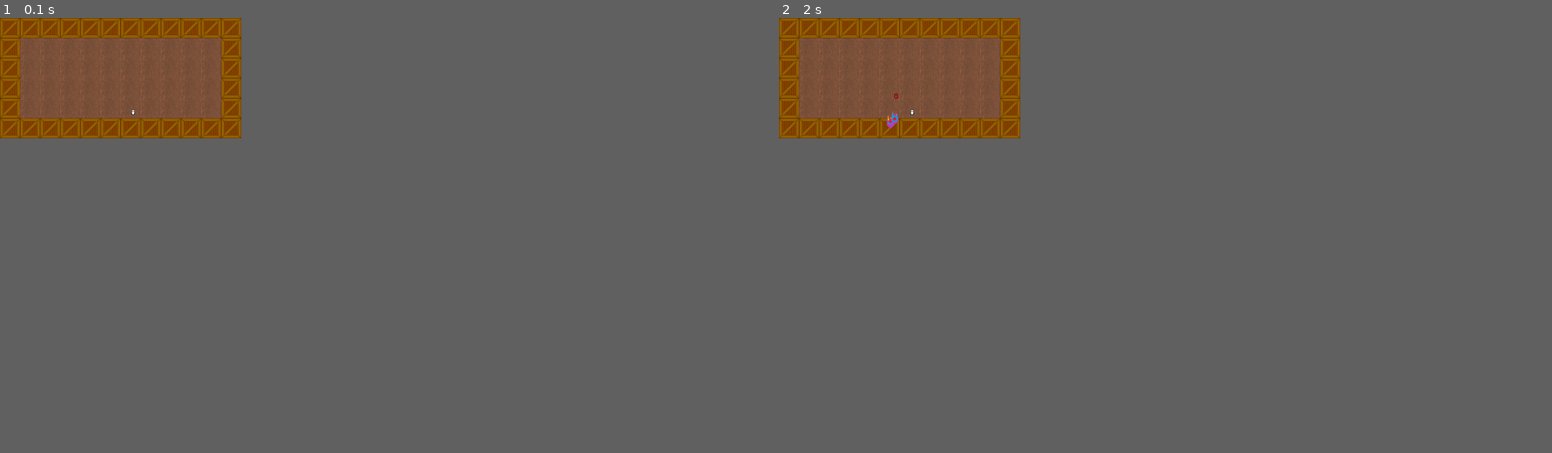
Above: before the commit, frames 1-2 (left to right).
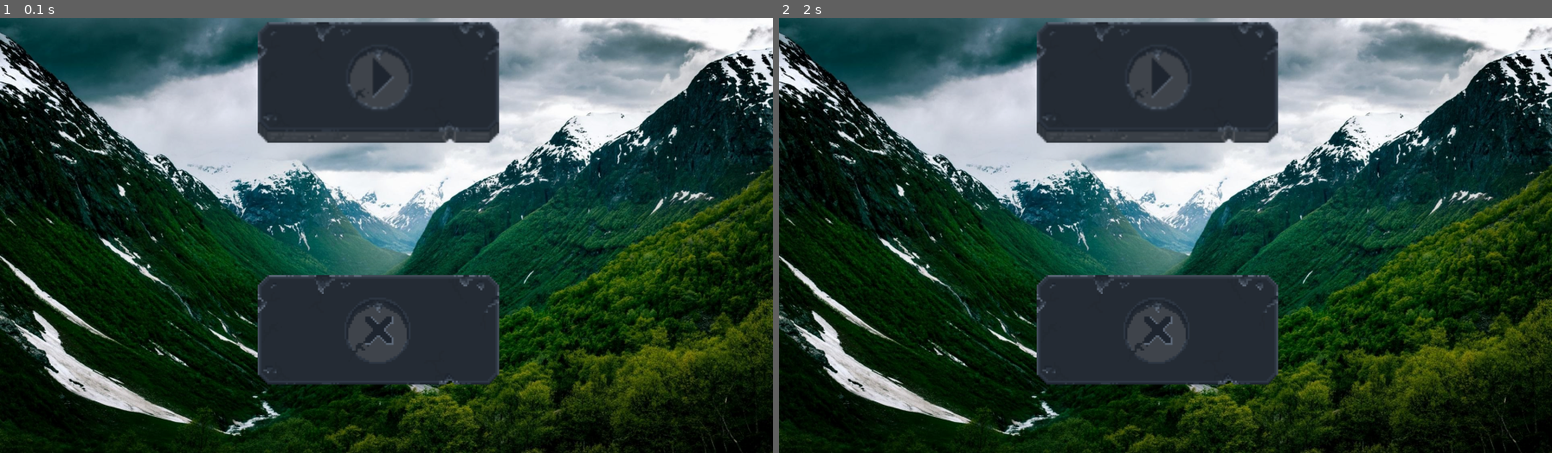
Above: after the commit, the same moments.

Repository: Dothza/rpgPyGame
Game: pygame game, started from main.py
Same seed, same stepped clock (60 frames per second), same inputs: the game is played once before the commit and once after it.
Inputs (mouse positions are in pixels of both pictures, inside the frame that each line leads up to):
- Up to frame 1 (0.1 s): no input
- Up to frame 2 (2 s): click (1412, 222) at 1.38 s
In our replay, the window is 281x140 before the commit and 900x506 after it. These sizes can differ from the game's own. Grey fills any space a smaller window leaves; there, only what the larger window draws over its background counts as a difference.

The runs differ from the first frame. In frame 1, 84% of the frame differs, in the area x 0-100%, y 0-100%; in frame 2, 84%.

Commit message:
Added menu;

Diff:
--- a/data/menu.py
+++ b/data/menu.py
@@ -1,12 +1,23 @@
-import pygame, sys
+import pygame, sys, os
+from data.load_image import load_image
 
-WIDTH, HEIGHT = (600, 300)
+WIDTH, HEIGHT = (1920, 1080)
+
+buttons = pygame.sprite.Group()
+
+music = pygame.mixer.music.load(os.path.join("resources", "music.mp3"))
+pygame.mixer.music.play(-1)
 
 
 class Button(pygame.sprite.Sprite):
-    def __init__(self, image, *groups):
+    def __init__(self, image, pos_x, pos_y, func, *groups):
         super().__init__(*groups)
         self.image = image
+        self.func = func
+        self.rect = self.image.get_rect().move(pos_x, pos_y)
+
+    def clicked(self):
+        self.func()
 
 
 def terminate():
@@ -14,14 +25,35 @@
     sys.exit()
 
 
-def menu():
+def main():
+    print("Playing")
+
+
+def menu(play):
+    background = pygame.sprite.Sprite(buttons)
+    background.image = load_image("kavkaz.png")
+    background.rect = background.image.get_rect().move(0, 0)
     virtual_screen = pygame.Surface((WIDTH, HEIGHT))
     screen = pygame.display.set_mode((WIDTH, HEIGHT), pygame.RESIZABLE)
     cur_size = screen.get_size()
+    play_but = Button(load_image("play_but.png"), (WIDTH // 3), 10, play, buttons)
+    exit_but = Button(load_image("exit_but.png"), (WIDTH // 3), 610, terminate, buttons)
     while True:
         for event in pygame.event.get():
             if event.type == pygame.QUIT:
                 terminate()
+            elif event.type == pygame.MOUSEBUTTONDOWN:
+                for x in range(play_but.rect.x, play_but.rect.x + play_but.image.get_size()[0]):
+                    for y in range(play_but.rect.y, play_but.rect.y + play_but.image.get_size()[1]):
+                        if (x, y) == event.pos:
+                            play_but.clicked()
+                for x in range(exit_but.rect.x, exit_but.rect.x + exit_but.image.get_size()[0]):
+                    for y in range(exit_but.rect.y, exit_but.rect.y + exit_but.image.get_size()[1]):
+                        if (x, y) == event.pos:
+                            exit_but.clicked()
+            elif event.type == pygame.VIDEORESIZE:
+                cur_size = event.size
+        buttons.draw(virtual_screen)
         scaled_screen = pygame.transform.scale(virtual_screen, cur_size)
         screen.blit(scaled_screen, (0, 0))
         pygame.display.flip()
--- a/main.py
+++ b/main.py
@@ -4,6 +4,7 @@
 from data.map import Tile, load_level
 from data.characters import Character, EnemyFireball, Fireball, Enemy
 from data.game_over import End
+from data.menu import menu
 
 WIDTH, HEIGHT = (600, 300)
 FPS = 20
@@ -71,25 +72,36 @@
 
 
 def main():
+    global WIDTH, HEIGHT
     kills = 0
     end = None
     virtual_screen = pygame.Surface((WIDTH, HEIGHT))
+    WIDTH, HEIGHT = (1920, 1080)
     screen = pygame.display.set_mode((WIDTH, HEIGHT), pygame.RESIZABLE)
-    cur_size = screen.get_size()
-    char, level_x, level_y = generate_level(load_level('level_1.txt'))
+    cur_size = (1920, 1080)
+    WIDTH, HEIGHT = (600, 300)
+    char, level_x, level_y = generate_level(load_level('level_2.txt'))
     while True:
         for event in pygame.event.get():
             if event.type == pygame.QUIT:
                 terminate()
             elif event.type == pygame.MOUSEBUTTONDOWN and event.button == 1 and char.hp > 0:
-                Fireball(load_image("fireball.png"), char.rect.x - (char.image.get_size()[0] // 2),
-                         char.rect.y - (char.image.get_size()[0] // 2), char.dir, all_sprites, fireballs)
-            elif event.type == pygame.VIDEORESIZE:
-                cur_size = event.size
+                if char.dir == 0:
+                    Fireball(load_image("fireball.png"), char.rect.x - (char.image.get_size()[0] // 2),
+                             char.rect.y - (char.image.get_size()[0] // 2), char.dir, all_sprites, fireballs)
+                elif char.dir == 1:
+                    Fireball(load_image("fireball.png"), char.rect.x - (4 * char.image.get_size()[0]),
+                             char.rect.y - (char.image.get_size()[0] // 2), char.dir, all_sprites, fireballs)
+                elif char.dir == 2:
+                    Fireball(load_image("fireball.png"), char.rect.x + (char.image.get_size()[0] // 4),
+                             char.rect.y - (char.image.get_size()[0] // 2), char.dir, all_sprites, fireballs)
+                elif char.dir == 3:
+                    Fireball(load_image("fireball.png"), char.rect.x - (char.image.get_size()[0] // 2),
+                             char.rect.y - (4 * char.image.get_size()[0]), char.dir, all_sprites, fireballs)
             elif event.type == TICK:
                 end.move()
         if random.randrange(5) == random.randrange(70):
-            enemy_generate(load_level('level_1.txt'))
+            enemy_generate(load_level('level_2.txt'))
         if pygame.sprite.spritecollideany(char, enemy_fireballs):
             char.hp -= 15
         old_cords = {}
@@ -147,4 +159,4 @@
 
 
 if __name__ == "__main__":
-    sys.exit(main())
+    sys.exit(menu(main))
--- /dev/null
+++ b/resources/level_2.txt
@@ -0,0 +1,6 @@
+############
+#..#.......#
+#.@........#
+#....#.....#
+##......#..#
+############
Not shown, added: requirements.txt
Binary file changed: resources/box.png
Binary file added: resources/exit_but.png
Binary file added: resources/kavkaz.png
Binary file added: resources/play_but.png
Not shown, added: resources/music.mp3
